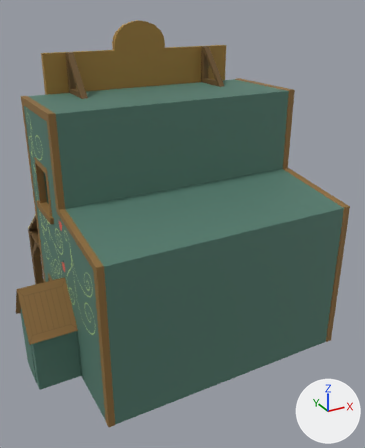
What one commit did to the FBX model Assets/Models/Houses/Tavern.fbx.
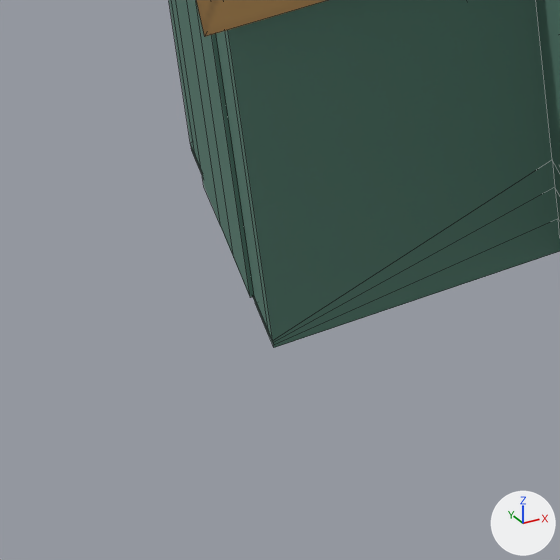
Each version appears first whole from a 50 mm lens placed at (-6.79, -12.71, 9.87), pointed at (0.1, -0.18, 3.6), and next in a close-up on the part from 0% to 22% of the width and 76% to 94% of the height. Arrows for +X, +Y and +Z are at lower right; the lights stay in place. The close-ups show mesh edges as thin lines. Where no turn or scale is listed for an object, it has been applied to the vertices.
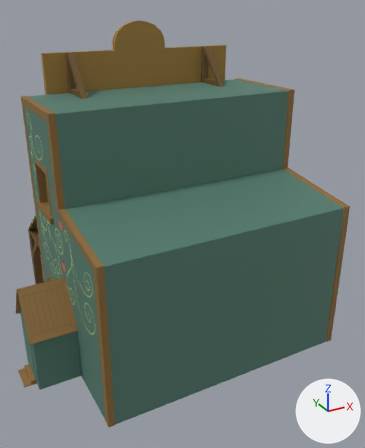
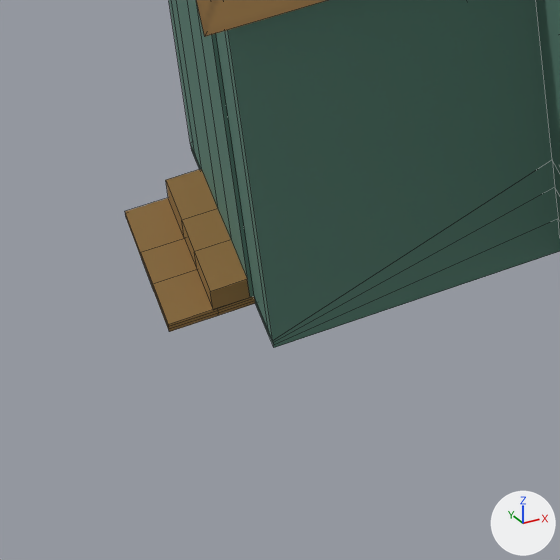
Location of each change, [x1, y1, x2, y2] in pixels of the close-ups (560 x 560 px):
'Cube', reshaped
    before: [169, 0, 560, 348]
    after: [125, 0, 560, 348]
part 1 of me_cube, built on
    before: [176, 0, 255, 301]
    after: [125, 0, 255, 332]

The change, as a diff of the scene's bpy script:
```diff
--- a/Assets/Models/Houses/Tavern.fbx.py
+++ b/Assets/Models/Houses/Tavern.fbx.py
@@ me_cube @@
 # used by ob_cube; location = (0.0, 0.0, 0.776)
-me_cube.from_pydata(...)  # 1586 vertices, 1421 faces; spans x -5.06..3.82, y -3.36..5.01, z -0.75..8.58
+me_cube.from_pydata(...)  # 1618 vertices, 1453 faces; spans x -5.3..3.82, y -3.36..5.01, z -0.75..8.58
+# me_cube part 1
+# 4 vertices are removed from x -4.95, y -0.59..-0.36, z -0.74..-0.73
+# 14 faces are deleted
+# 6 vertices are added at (-4.97, -0.36, -0.62), (-5.3, -0.36, -0.73), (-5.3, -0.36, -0.74), (-4.97, -0.59, -0.62), (-5.3, -0.59, -0.73), (-5.3, -0.59, -0.74)
+# 16 new vertices lie (-0.15, 0.0, 0.0) away from vertices in x -4.97..-4.95, y -0.86..-0.07, z -0.75..-0.71
+# 12 new vertices lie (-0.2, 0.0, 0.0) away from vertices in x -5.1, y -0.86..-0.07, z -0.75..-0.71
+# 6 new vertices lie (0.0, 0.0, 0.1) away from vertices in x -5.12..-4.97, y -0.86..-0.07, z -0.72..-0.71
+# 49 new faces join them
 me_cube.materials.append(mat_saloon)
```
